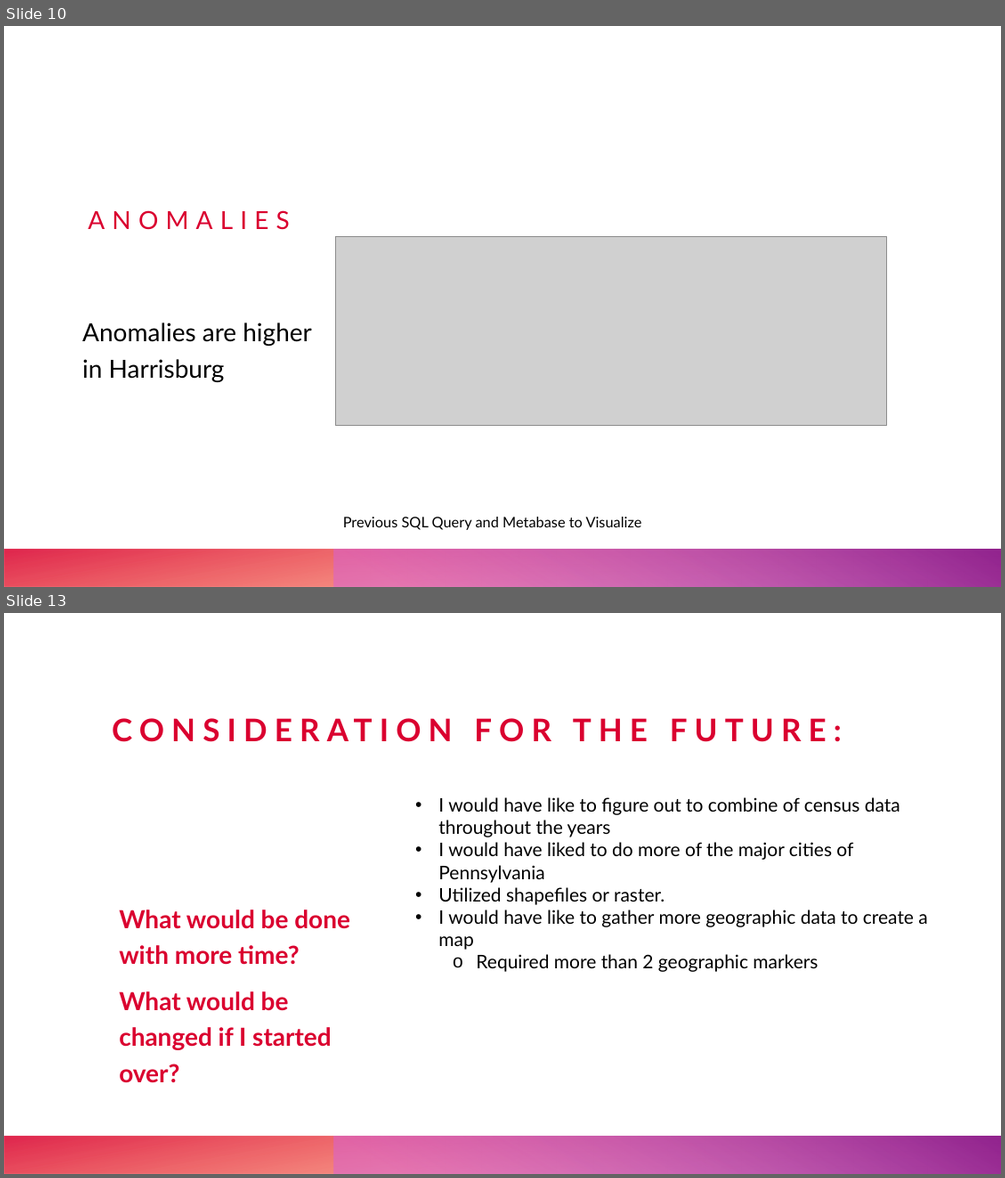
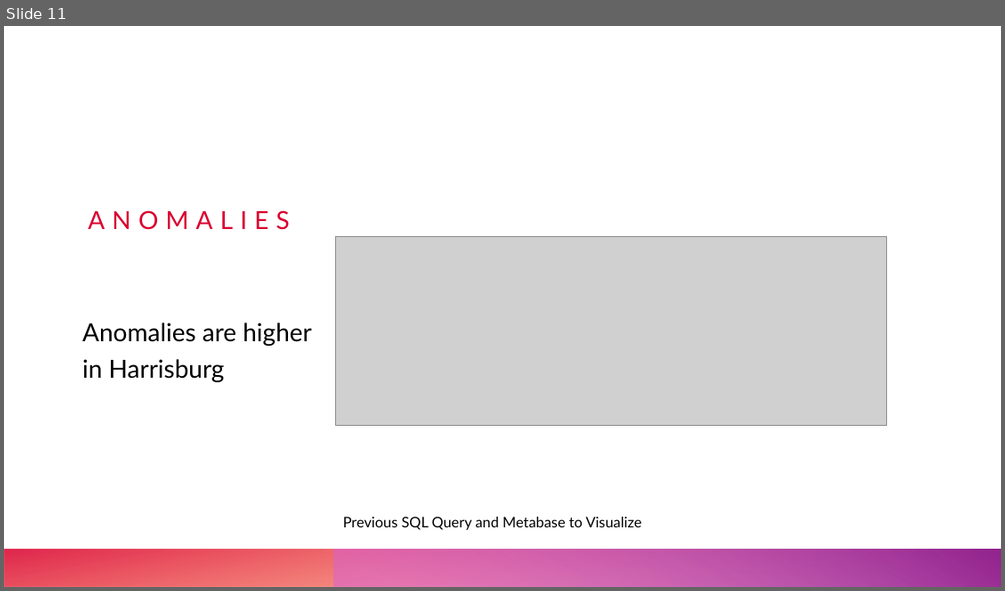
Before and after one commit to diazj2etown-sudo/UrbanHeatIslands, a slide deck: Final Capstone Presentation.pptx. Shown one above the other, each under a label of ours: slides 10 and 13 before the commit, slide 11 after it; the slides between them are not shown. The pictures are 1005x1178 and 1005x591 pixels, drawn with LibreOffice and Linux fonts; fonts in the diff are those of the drawing; grey boxes stand for pictures. Boxes give left, top, right and bottom in pixels: in the first picture for what was removed or moved away, otherwise in the second. Text is boxed around its words. In the diff, an @@ line names an element or a change of style, - is before the commit and + after.

```diff
--- a/Final Capstone Presentation.pptx
+++ b/Final Capstone Presentation.pptx
@@ slide 13 removed at (x1=4, y1=613, x2=1001, y2=1174), background #FFFFFF; not listed: 2 template elements that a slide beside it also shows @@
@@ title removed at (x1=112, y1=650, x2=963, y2=807) @@
-CONSIDERATION FOR THE FUTURE:
@@ text removed at (x1=438, y1=797, x2=927, y2=972) @@
-• I would have like to figure out to combine of census data throughout the years
-• I would have liked to do more of the major cities of Pennsylvania
-• Utilized shapefiles or raster.
-• I would have like to gather more geographic data to create a map
-  o Required more than 2 geographic markers
@@ text removed at (x1=119, y1=909, x2=350, y2=1083) @@
-What would be done with more time?
-What would be changed if I started over?
@@ what was slide 10 is now slide 11 @@
```
Also in this commit, not shown: 10 slides changed, 3 slides added, 1 other slide removed.
